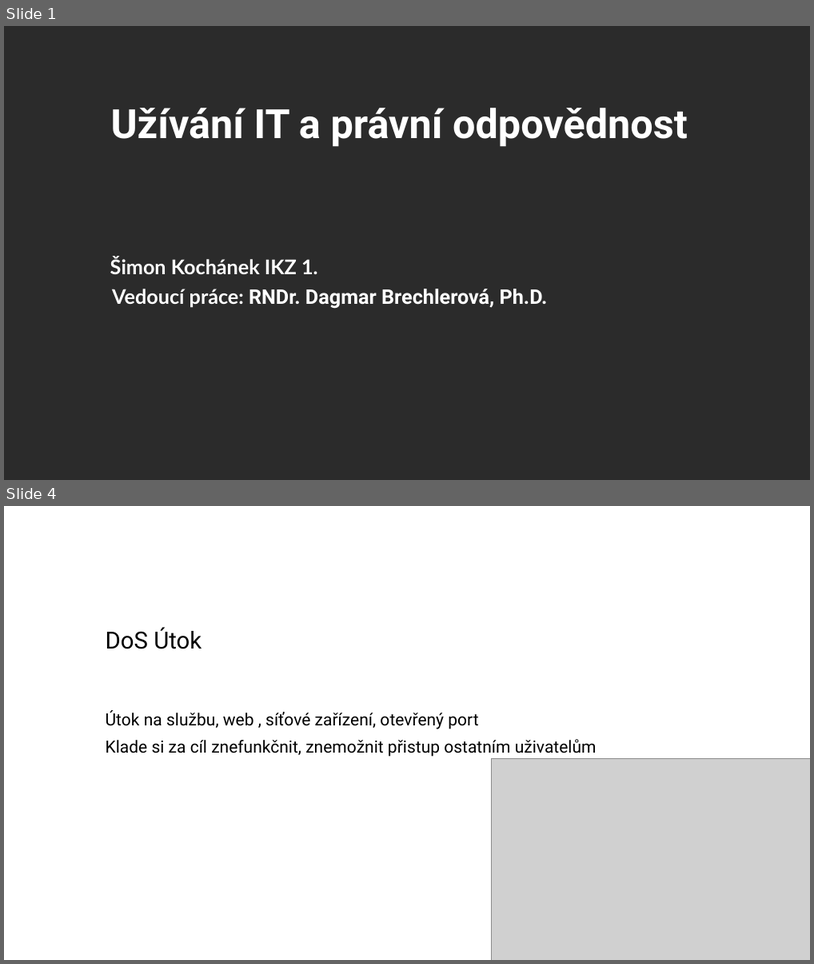
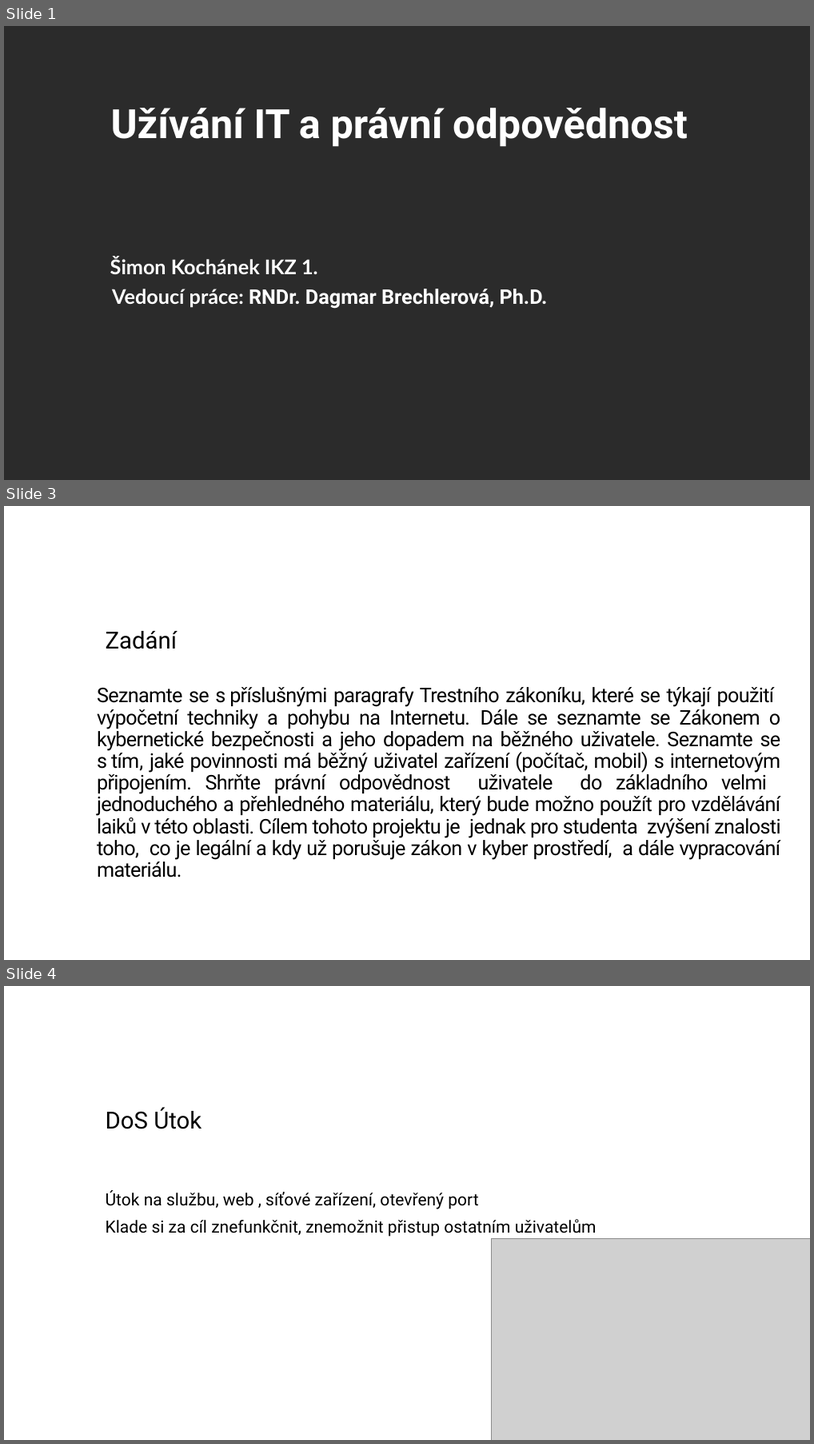
Before and after one commit to zimice/pr2_it_use, a slide deck: Kochanek_projekt_II_it_use_liability.pptx. Shown one above the other, each under a label of ours: slides 1 and 4 before the commit, slides 1, 3 and 4 after it; the slides between them are not shown. The pictures are 814x964 and 814x1444 pixels, drawn with LibreOffice and Linux fonts; fonts in the diff are those of the drawing; grey boxes stand for pictures; background and template pictures are left out; a plain dark background stands for a picture behind light text. Boxes give left, top, right and bottom in pixels: in the first picture for what was removed or moved away, otherwise in the second. Text is boxed around its words. In the diff, an @@ line names an element or a change of style, - is before the commit and + after.

```diff
--- a/Kochanek_projekt_II_it_use_liability.pptx
+++ b/Kochanek_projekt_II_it_use_liability.pptx
@@ slide 3 added at [4,506,810,960], background #FFFFFF @@
@@ title added at [106,631,178,649], 28 pt, text #000000 @@
+Zadání
@@ text added at [97,687,782,877], 24 pt, text #000000 @@
+Seznamte se s příslušnými paragrafy Trestního zákoníku, které se týkají použití výpočetní techniky a pohybu na Internetu. Dále se seznamte se Zákonem o kybernetické bezpečnosti a jeho dopadem na běžného uživatele. Seznamte se s tím, jaké povinnosti má běžný uživatel zařízení (počítač, mobil) s internetovým připojením. Shrňte právní odpovědnost uživatele do základního velmi jednoduchého a přehledného materiálu, který bude možno použít pro vzdělávání laiků v této oblasti. Cílem tohoto projektu je jednak pro studenta zvýšení znalosti toho, co je legální a kdy už porušuje zákon v kyber prostředí, a dále vypracování materiálu.
```
Also in this commit, not shown: 1 slide changed, 1 slide removed, 2 other files.
